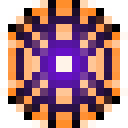
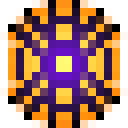
The second w=128, h=128 image is a revision of the first. Changes to its layers:
painted on "Pasted Layer #3" over [8, 0, 120, 128]
